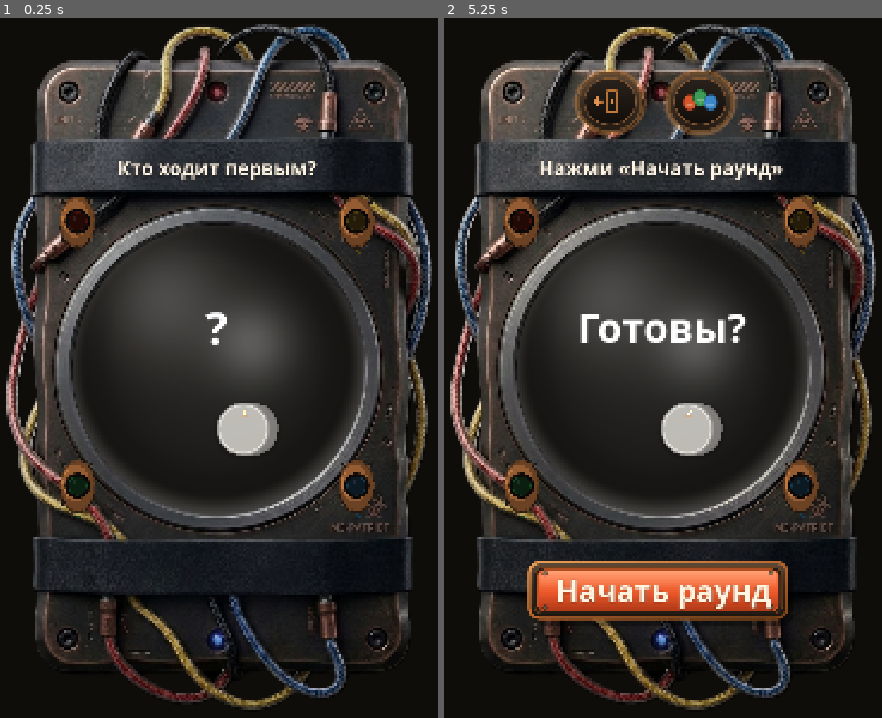
Above: before the commit, frames 1-2 (left to right).
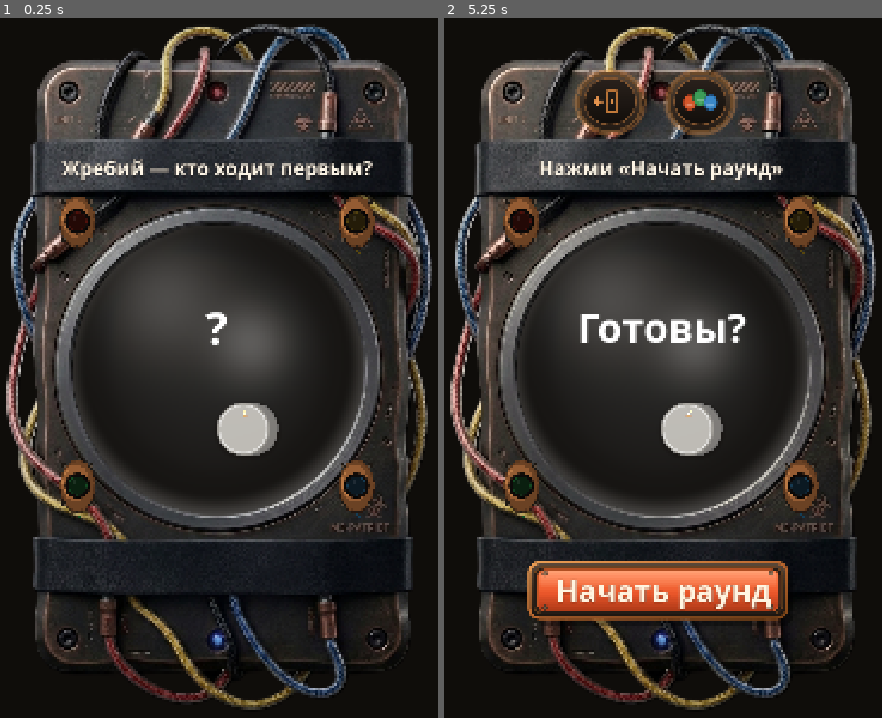
Above: after the commit, the same moments.

Repository: GGamezebo/GodBomb
Game: Godot game, scene res://src/contexts/game_context/game_context.tscn
The game is run twice, just before and just after one commit, with the same random seed, the same clock (stepped at 60 frames per second) and the same inputs. This scene is started directly instead of the project's main scene.
Inputs (mouse positions are in pixels of both pictures, inside the frame that each line leads up to):
- Up to frame 1 (0.25 s): no input
- Up to frame 2 (5.25 s): tap Enter at 0.5, 0.6, 2, 2.1, 3.5, 3.6, 5.1 s; move the mouse to (759, 326) at 0.52 s; click (759, 326) at 0.67 s; tap Space at 1.25, 2.75, 4.25 s; drag from (571, 410) to (636, 529) at 1.27 s; move the mouse to (706, 193) at 2.02 s; click (706, 193) at 2.17 s; drag from (636, 529) to (527, 249) at 2.77 s; move the mouse to (794, 487) at 3.52 s; click (794, 487) at 3.67 s; drag from (527, 249) to (592, 165) at 4.27 s; move the mouse to (684, 368) at 5.02 s; click (684, 368) at 5.17 s

The runs differ from the first frame. In frame 1, 1.0% of the frame differs, in the area x 13-86%, y 20-24%; in frame 2, nothing differs.
Error in both runs: Out of bounds get index '0' (on base: 'Array[GamePlayer]') (res://src/contexts/game_context/game_logic/game_session.gd:142)

Commit message:
text correction

Diff:
--- a/src/common/word_condition.gd
+++ b/src/common/word_condition.gd
@@ -8,9 +8,9 @@
 }
 
 const LABELS: Dictionary = {
-	Type.BEGIN: "В начале слова",
-	Type.ANYWHERE: "Где угодно",
-	Type.END: "В конце слова",
+	Type.BEGIN: "Слог в начале слова",
+	Type.ANYWHERE: "Слог в любом месте",
+	Type.END: "Слог в конце слова",
 }
 
 const MESSAGE_FONT_MAX := 112
--- a/src/contexts/game_context/ui/battle_emergency_overlay.gd
+++ b/src/contexts/game_context/ui/battle_emergency_overlay.gd
@@ -5,11 +5,7 @@
 const TABLE_CENTER := Vector2(540.0, 960.0)
 const PREVIEW_SLIME_SIZE := Vector2(128.0, 128.0)
 const EXPLANATION_BANNER_HEIGHT := 256.0
-const EXPLANATION_TEXT := (
-	"Если кто-то случайно или специально нарушил правила — "
-	+ "например, назвал неверное слово или нажал на экран несколько раз, "
-	+ "— здесь можно перевыбрать текущего персонажа, который должен переиграть свой ход."
-)
+const EXPLANATION_TEXT := "Ошибка в слове или случайное нажатие? Выберите, кто переигрывает ход."
 
 @export var game_manager: GameManager
 @export var game_events: GameEvents
@@ -61,7 +57,7 @@
 	var title := explanation_banner.get_node_or_null("Margin/VBox/Title") as Label
 	if title:
 		title.autowrap_mode = TextServer.AUTOWRAP_OFF
-		title.text = "Экстренная\u00A0ситуация"
+		title.text = "Аварийная пауза"
 	var text := explanation_banner.get_node_or_null("Margin/VBox/ExplanationText") as RichTextLabel
 	if text:
 		text.autowrap_mode = TextServer.AUTOWRAP_WORD_SMART
--- a/src/contexts/game_context/ui/battle_emergency_overlay.tscn
+++ b/src/contexts/game_context/ui/battle_emergency_overlay.tscn
@@ -88,7 +88,7 @@
 [node name="Title" type="Label" parent="Root/LayoutHost/ScaledContent/ExplanationBanner/Margin/VBox" unique_id=1942092072]
 layout_mode = 2
 theme_type_variation = &"ModalTitle"
-text = "Экстренная ситуация"
+text = "Аварийная пауза"
 horizontal_alignment = 1
 autowrap_mode = 0
 
@@ -145,6 +145,6 @@
 grow_vertical = 2
 theme_type_variation = &"Hero"
 theme_override_font_sizes/font_size = 56
-text = "Продолжить игру"
+text = "Продолжить"
 horizontal_alignment = 1
 vertical_alignment = 1
--- a/src/contexts/game_context/ui/battle_player_lobby_overlay.gd
+++ b/src/contexts/game_context/ui/battle_player_lobby_overlay.gd
@@ -6,7 +6,7 @@
 const NEUTRAL_BG := Color(0, 0, 0, 1.0)
 const LOBBY_BLUR_SHADER := preload("res://assets/shaders/bomb_background_blur.gdshader")
 const LOBBY_BLUR_RADIUS := 5.0
-const EXPLANATION_TEXT := "Здесь можно редактировать состав игры, не заканчивая партию."
+const EXPLANATION_TEXT := "Смените состав за столом — партия не прервётся."
 const EXPLANATION_BANNER_HEIGHT := 192.0
 
 @export var game_manager: GameManager
--- a/src/contexts/game_context/ui/game_action_hints.gd
+++ b/src/contexts/game_context/ui/game_action_hints.gd
@@ -24,7 +24,7 @@
 
 	_tap_label = Label.new()
 	_tap_label.horizontal_alignment = HORIZONTAL_ALIGNMENT_CENTER
-	_tap_label.text = "Нажми экран — передать ход"
+	_tap_label.text = "Нажми экран — передай бомбу"
 	_tap_label.add_theme_font_size_override("font_size", 37)
 	_tap_label.add_theme_color_override("font_color", Color(0.96, 0.9, 0.82, 0.92))
 	_tap_label.add_theme_color_override("font_outline_color", Color(0.05, 0.03, 0.02, 0.75))
--- a/src/contexts/game_context/ui/game_explosion_overlay.gd
+++ b/src/contexts/game_context/ui/game_explosion_overlay.gd
@@ -57,7 +57,7 @@
 	_content_col.add_child(headline_wrap)
 
 	_headline = Label.new()
-	_headline.text = "ВАС ПОДОРВАЛО!"
+	_headline.text = "БУМ!"
 	_headline.horizontal_alignment = HORIZONTAL_ALIGNMENT_CENTER
 	_headline.autowrap_mode = TextServer.AUTOWRAP_WORD_SMART
 	_headline.size_flags_horizontal = Control.SIZE_EXPAND_FILL
--- a/src/contexts/game_context/ui/game_hud.gd
+++ b/src/contexts/game_context/ui/game_hud.gd
@@ -288,7 +288,7 @@
 	if _syllable_card:
 		_syllable_card.visible = true
 		_syllable_card.set_message("?")
-	_show_hint("Кто ходит первым?")
+	_show_hint("Жребий — кто ходит первым?")
 	_sync_current_player()
 	call_deferred("_reposition_battle_ui")
 
--- a/src/contexts/game_context/ui/game_result_overlay.gd
+++ b/src/contexts/game_context/ui/game_result_overlay.gd
@@ -201,7 +201,7 @@
 	_winner_strip_host.add_child(_winner_strip)
 
 	_winner_subtitle = Label.new()
-	_winner_subtitle.text = "ЛУЧШИЙ!"
+	_winner_subtitle.text = "МЕНЬШЕ ШТРАФОВ"
 	_winner_subtitle.horizontal_alignment = HORIZONTAL_ALIGNMENT_CENTER
 	_winner_subtitle.add_theme_font_size_override("font_size", 72)
 	_winner_subtitle.add_theme_color_override("font_color", Color.WHITE)
--- a/src/contexts/game_context/ui/game_time_progress_banner.gd
+++ b/src/contexts/game_context/ui/game_time_progress_banner.gd
@@ -48,7 +48,7 @@
 	margin.add_child(row)
 
 	_label = Label.new()
-	_label.text = "ВРЕМЯ ДО КОНЦА ИГРЫ"
+	_label.text = "До конца партии"
 	_label.theme_type_variation = &"Hero"
 	_label.horizontal_alignment = HORIZONTAL_ALIGNMENT_LEFT
 	_label.vertical_alignment = VERTICAL_ALIGNMENT_CENTER
--- a/src/features/menu/exit_confirm_dialog.tscn
+++ b/src/features/menu/exit_confirm_dialog.tscn
@@ -53,7 +53,7 @@
 [node name="Message" type="Label" parent="Panel/Margin/VBox" unique_id=2009739750]
 layout_mode = 2
 theme_type_variation = &"ModalTitle"
-text = "Вы действительно хотите закончить игру?"
+text = "Завершить партию?"
 horizontal_alignment = 1
 autowrap_mode = 3
 
@@ -80,7 +80,7 @@
 size_flags_vertical = 4
 theme_type_variation = &"Hero"
 theme_override_font_sizes/font_size = 54
-text = "Да"
+text = "Выйти"
 script = ExtResource("2")
 height_scale = 0.900
-action_text = "Да"
+action_text = "Выйти"
--- a/src/features/menu/rules_window.gd
+++ b/src/features/menu/rules_window.gd
@@ -1,32 +1,32 @@
 class_name RulesWindow
 extends Control
 
-const RULES_TEXT := """[font_size=36]Весёлая словесная игра на одном телефоне или планшете: компания садится вокруг экрана, бомба идёт по кругу, а вы на ходу придумываете слова. Не успели — бум и штраф. Подойдёт и для двоих, и для большой тусовки.
+const RULES_TEXT := """[font_size=36]Весёлая словесная игра на одном экране: садитесь кругом, бомба ходит по очереди, вы на лету придумываете слова. Не успели — бум и штраф. Для двоих и для большой компании.
 
 [font_size=40][b]Как играть?[/b][/font_size]
-На циферблате появляется слог — скажем, «ЛО» — и условие: слог в начале слова, в конце или где угодно.
+На циферблате — слог, например «ЛО», и подсказка: слог в начале, в конце или в любом месте слова.
 
-Назовите подходящее слово вслух и передайте бомбу соседу — коротким нажатием на экран.
+Назовите слово вслух и передайте бомбу соседу — коротким нажатием на экран.
 
-Лодка — полотно — весло — алоэ — ло… бум! Взрыв у того, кто держал бомбу: +1 штрафное очко.
+Лодка — полотно — весло — алоэ — ло… бум! У кого бомба взорвалась — +1 штраф.
 
-Сначала жребий выбирает, кто начнёт. Потом «Готовы?», отсчёт — и раунд пошёл.
+Сначала жребий выбирает первого. Потом «Готовы?», отсчёт — и раунд пошёл.
 
 [font_size=40][b]Когда бум?[/b][/font_size]
-Время до взрыва каждый раз разное — от почти мгновенного до долгой серии ходов. Перед концом бомба подаёт сигнал: успейте передать или готовьтесь к штрафу.
+Каждый раз по-своему: таймер случайный. Может рвануть сразу, а может дать много кругов. Перед взрывом бомба предупреждает.
 
-Между раундами на экране мелькает, сколько игры ещё впереди.
+Между раундами мелькает полоска — сколько партии ещё осталось.
 
 [font_size=40][b]Кто победил?[/b][/font_size]
-После всех раундов смотрите таблицу: у кого меньше штрафов — тот выше. Лучше думать быстро, чем героически тянуть время с бомбой в руках.
+В конце — таблица результатов. Меньше штрафов — выше место.
 
 [font_size=40][b]Сбор игроков[/b][/font_size]
-Нужно минимум двое, максимум двенадцать. [b]+[/b] — новый игрок, перетащите слайм на другого — поменяйте места за столом, удержите ~1,5 с — имя и цвет.
+От 2 до 12 человек. [b]+[/b] — добавить, перетащите слайм на соседа — сменить место, удержите 1,5 с — имя и цвет.
 
-В настройках задаёте длительность партии — от неё зависит число раундов.
+В настройках — длительность партии, от неё зависит число раундов.
 
-[font_size=40][b]Если что-то пошло не так[/b][/font_size]
-Неверное слово или случайное нажатие? В бою есть аварийная кнопка: выберите, кто переигрывает ход. Состав игроков можно поправить и прямо во время матча — через кнопку со списком за столом.
+[font_size=40][b]Если накосячили[/b][/font_size]
+Неверное слово или ложное нажатие? Аварийная кнопка в бою — выберите, кто переигрывает ход. Состав можно поправить через кнопку со списком игроков.
 
 
 [font_size=24][color=#ffffff18]————————————————[/color][/font_size]
--- a/src/features/menu/settings_window.tscn
+++ b/src/features/menu/settings_window.tscn
@@ -189,7 +189,7 @@
 [node name="ResetHint" type="Label" parent="Panel/Margin/VBox/Scroll/Content"]
 layout_mode = 2
 theme_type_variation = &"ModalMuted"
-text = "Сброс вернёт подсказки, настройки и список имён при добавлении игрока к начальным."
+text = "Сбросит настройки, подсказки и имена игроков по умолчанию."
 autowrap_mode = 3
 
 [node name="ResetButton" parent="Panel/Margin/VBox/Scroll/Content" instance=ExtResource("2")]
--- a/src/features/player_selection/edit_player_window.tscn
+++ b/src/features/player_selection/edit_player_window.tscn
@@ -75,7 +75,7 @@
 custom_minimum_size = Vector2(0, 96)
 layout_mode = 2
 theme_type_variation = &"ModalLineEdit"
-placeholder_text = "Имя игрока (до 12 символов)"
+placeholder_text = "Имя (до 12 символов)"
 max_length = 12
 
 [node name="NameHistoryRow" type="HBoxContainer" parent="Panel/Margin/VBox/Content"]
--- a/src/features/player_selection/player_selection_widget.gd
+++ b/src/features/player_selection/player_selection_widget.gd
@@ -24,11 +24,11 @@
 
 const TABLE_SIZE := Vector2(640, 640)
 const SWAP_HINT_MIN_PLAYERS := 3
-const HINT_SWAP_IDLE := "Перетащи персонажа на стул другого персонажа для смены места"
+const HINT_SWAP_IDLE := "Перетащи слайм на соседа — смените места"
 const HINT_SWAP_DRAG := "Отпусти — поменяетесь местами"
-const HINT_REMOVE := "Отпусти — игрок будет удалён"
-const HINT_MIN_PLAYERS := "Для игры нужно минимум 2 игрока"
-const HINT_HOLD_EDIT := "Удержи 1,5 сек — изменить имя и цвет"
+const HINT_REMOVE := "Отпусти на «+» — убрать игрока"
+const HINT_MIN_PLAYERS := "Нужно минимум 2 игрока"
+const HINT_HOLD_EDIT := "Удержи 1,5 с — имя и цвет"
 const HOLD_EDIT_HINT_DURATION := 5.0
 const SWAP_IDLE_HINT_DURATION := 5.0
 const BADGE_GAP_AFTER_ARROWS := 10.0
